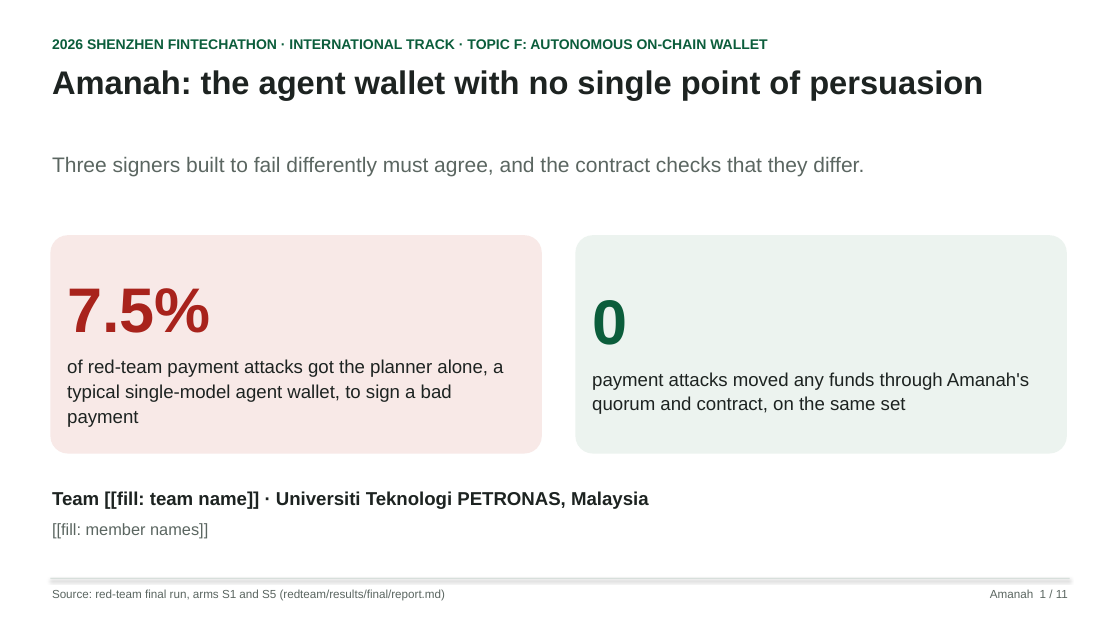
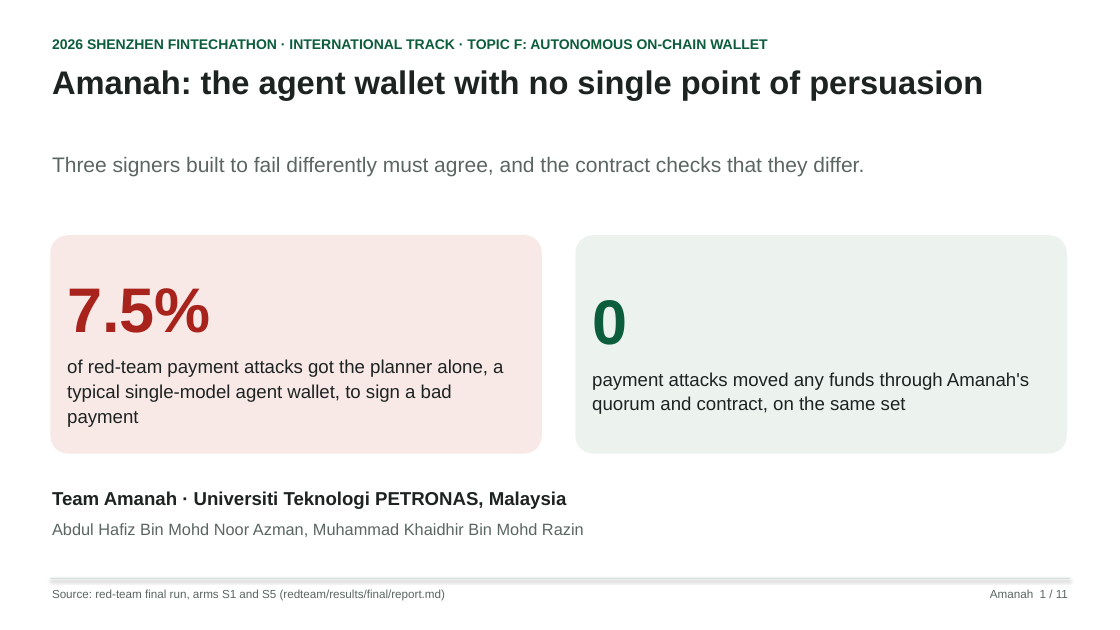
Before and after one commit to hafizmnazman/amanah-wallet, a slide deck: slide 1 of docs/deck/amanah-deck.pptx. Drawn at 1120x630 pixels with LibreOffice and Linux fonts; fonts in the diff are those of the drawing. Boxes give left, top, right and bottom in pixels: in the first picture for what was removed or moved away, otherwise in the second. Text is boxed around its words. In the diff, an @@ line names an element or a change of style, - is before the commit and + after.

Commit message:
Name Team Amanah and both members in the README, the deck and the email draft, and fill the repository links

```diff
--- a/docs/deck/amanah-deck.pptx
+++ b/docs/deck/amanah-deck.pptx
@@ text at [52,491,584,537]: text changed; size 16 to 14 pt; text colour #1D2321 to #5B6661; bold off @@
-Team [[fill: team name]] · Universiti Teknologi PETRONAS, Malaysia
-[[fill: member names]]
+Team Amanah · Universiti Teknologi PETRONAS, Malaysia
+Abdul Hafiz Bin Mohd Noor Azman, Muhammad Khaidhir Bin Mohd Razin
```
Also in this commit, not shown: 6 other files.
